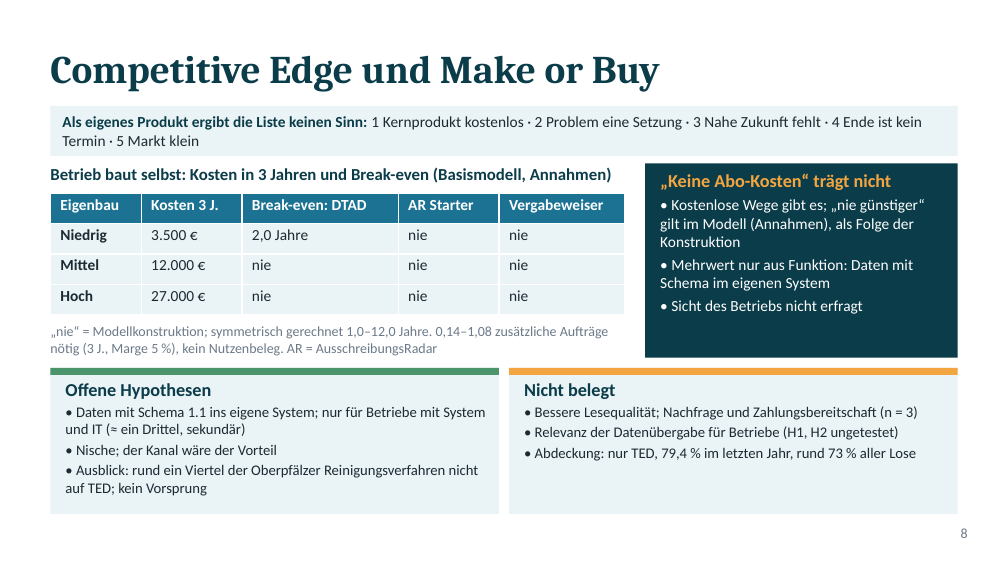
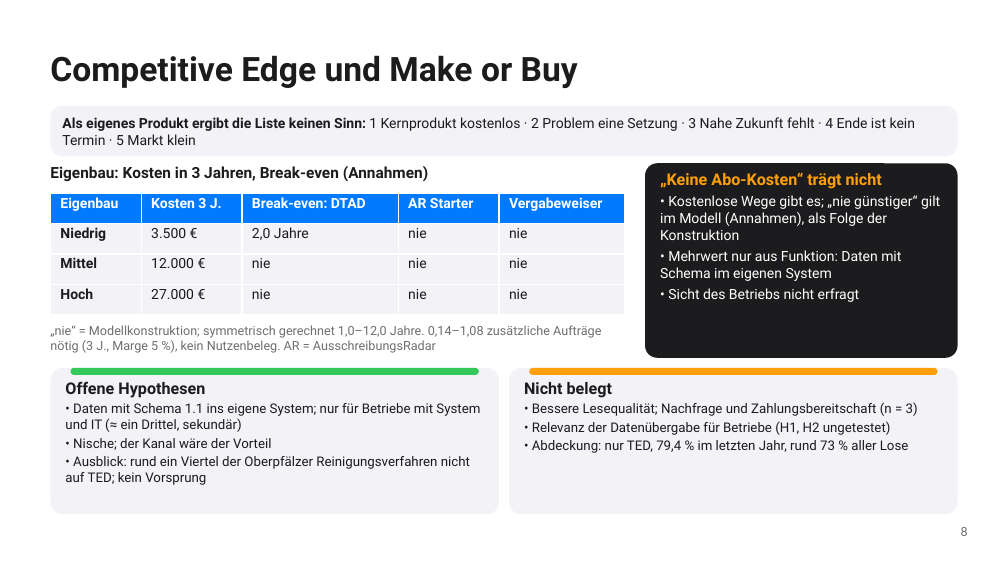
Before and after one commit to ludwigrichthammer9-web/vergabe_radar, a slide deck: slide 8 of docs/vortrag/vortrag_vergabe_radar.pptx. Drawn at 1008x567 pixels with LibreOffice and Linux fonts; fonts in the diff are those of the drawing. Boxes give left, top, right and bottom in pixels: in the first picture for what was removed or moved away, otherwise in the second. Text is boxed around its words. In the diff, an @@ line names an element or a change of style, - is before the commit and + after.

```diff
--- a/docs/vortrag/vortrag_vergabe_radar.pptx
+++ b/docs/vortrag/vortrag_vergabe_radar.pptx
@@ title "Competitive Edge und Make or ..." at (50, 55, 578, 88): size 28 to 24 pt, font Cambria to Roboto, text colour #0B3C49 to #1C1C1E @@
@@ text "Als eigenes Produkt ergibt die ..." at (62, 117, 915, 145): size 11 to 10 pt, font Calibri to Roboto; text colour #0B3C49 to #1C1C1E in "Als eigenes Produkt ergibt die Liste keinen ..."; text colour #1B2A33 to #1C1C1E in "1 Kernprodukt kostenlos · 2 Problem eine ..." @@
@@ text at (50, 166, 428, 181): text changed; size 12 to 11 pt; font Calibri to Roboto; text colour #0B3C49 to #1C1C1E @@
-Betrieb baut selbst: Kosten in 3 Jahren und Break-even (Basismodell, Annahmen)
+Eigenbau: Kosten in 3 Jahren, Break-even (Annahmen)
@@ rounded rectangle at (645, 163, 958, 358): rectangle to rounded rectangle; fill #0B3C49 to #1C1C1E @@
@@ text "„Keine Abo-Kosten“ trägt nicht" at (660, 173, 940, 302): size 13 to 11.5 pt, text colour #F2A541 to #FF9F0A in "„Keine Abo-Kosten“ trägt nicht"; font Calibri to Roboto; size 11 to 10 pt in "• Kostenlose Wege gibt es; „nie günstiger“ ...", "• Mehrwert nur aus Funktion: Daten mit ...", "• Sicht des Betriebs nicht erfragt" @@
@@ table at (50, 194, 625, 314) @@
@@ fill #1C7293 to #007AFF in row 1 @@
@@ fill #EAF3F5 to #F2F2F7 in 15 cells @@
@@ size 11 to 10 pt, font Calibri to Roboto @@
@@ text colour #1B2A33 to #1C1C1E in "Niedrig", "3.500 €", "2,0 Jahre", "nie" and 11 more places @@
@@ text "„nie“ = Modellkonstruktion; symmetrisch gerechnet ..." at (50, 325, 601, 353): size 10 to 9 pt, font Calibri to Roboto, text colour #6C7A89 to #6E6E73 @@
@@ text "Offene Hypothesen" at (65, 381, 480, 485): size 13 to 11.5 pt, text colour #0B3C49 to #1C1C1E in "Offene Hypothesen"; font Calibri to Roboto, size 10.5 to 9.5 pt, text colour #1B2A33 to #1C1C1E @@
@@ rounded rectangle: place and size @@
-rounded rectangle at (50, 368, 499, 375)
+rounded rectangle at (71, 368, 479, 375)
@@ rounded rectangle at (71, 368, 479, 375): rectangle to rounded rectangle; fill #4C956C to #34C759 @@
@@ rectangle to rounded rectangle; fill #EAF3F5 to #F2F2F7 in 3 elements at (50, 106, 958, 156), (50, 368, 499, 514), (509, 368, 958, 514) @@
@@ text "Nicht belegt" at (524, 382, 918, 453): size 13 to 11.5 pt, text colour #0B3C49 to #1C1C1E in "Nicht belegt"; font Calibri to Roboto, size 10.5 to 9.5 pt, text colour #1B2A33 to #1C1C1E @@
@@ rounded rectangle: place and size @@
-rounded rectangle at (509, 368, 958, 375)
+rounded rectangle at (529, 368, 937, 375)
@@ rounded rectangle at (529, 368, 937, 375): rectangle to rounded rectangle; fill #F2A541 to #FF9F0A @@
@@ text "8" at (961, 527, 968, 536): size 10 to 9 pt, font Calibri to Roboto, text colour #6C7A89 to #6E6E73 @@
```
Also in this commit, not shown: 10 other slides changed, 1 slide added, 1 slide removed, 7 other files.
